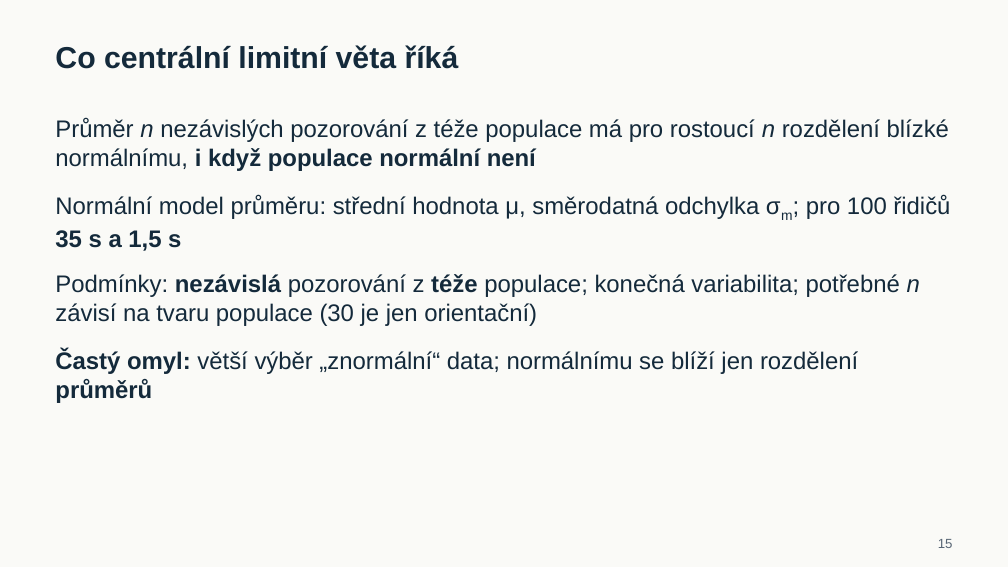
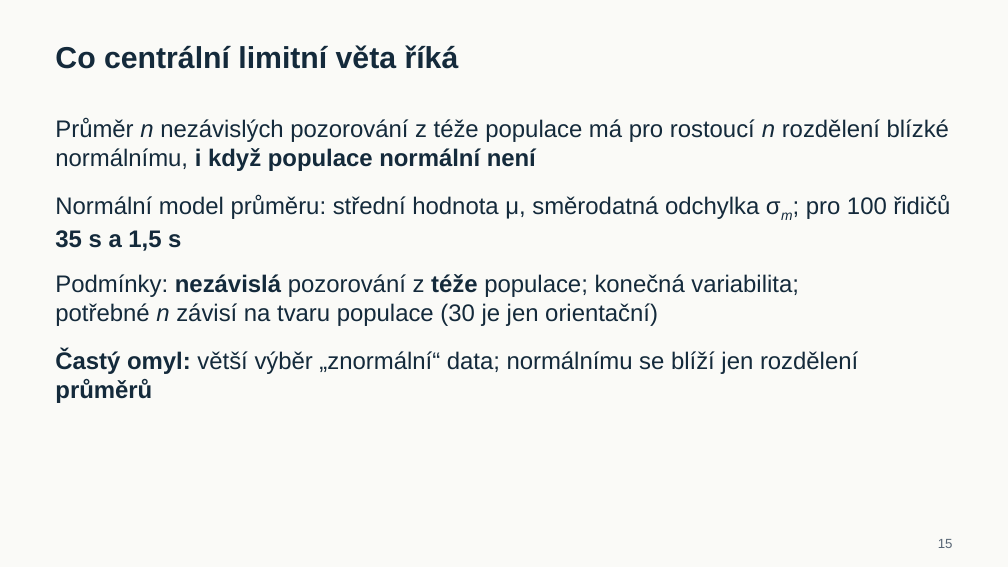
Before and after one commit to reckak/statistics-for-psychology, a slide deck: slide 15 of presentations/kapitola_06_vyberove_rozdeleni_a_testovani.pptx. Drawn at 1008x567 pixels with LibreOffice and Linux fonts; fonts in the diff are those of the drawing. Boxes give left, top, right and bottom in pixels: in the first picture for what was removed or moved away, otherwise in the second. Text is boxed around its words. In the diff, an @@ line names an element or a change of style, - is before the commit and + after.

```diff
--- a/presentations/kapitola_06_vyberove_rozdeleni_a_testovani.pptx
+++ b/presentations/kapitola_06_vyberove_rozdeleni_a_testovani.pptx
@@ text "Normální model průměru: střední hodnota ..." at bbox=[55, 195, 950, 251]: italic on in "σm;" @@
@@ text "Podmínky: nezávislá pozorování z téže ..." rewrapped from bbox=[55, 274, 920, 326] to bbox=[55, 274, 799, 326] @@
```
Also in this commit, not shown: 9 other slides changed, 1 other file.
